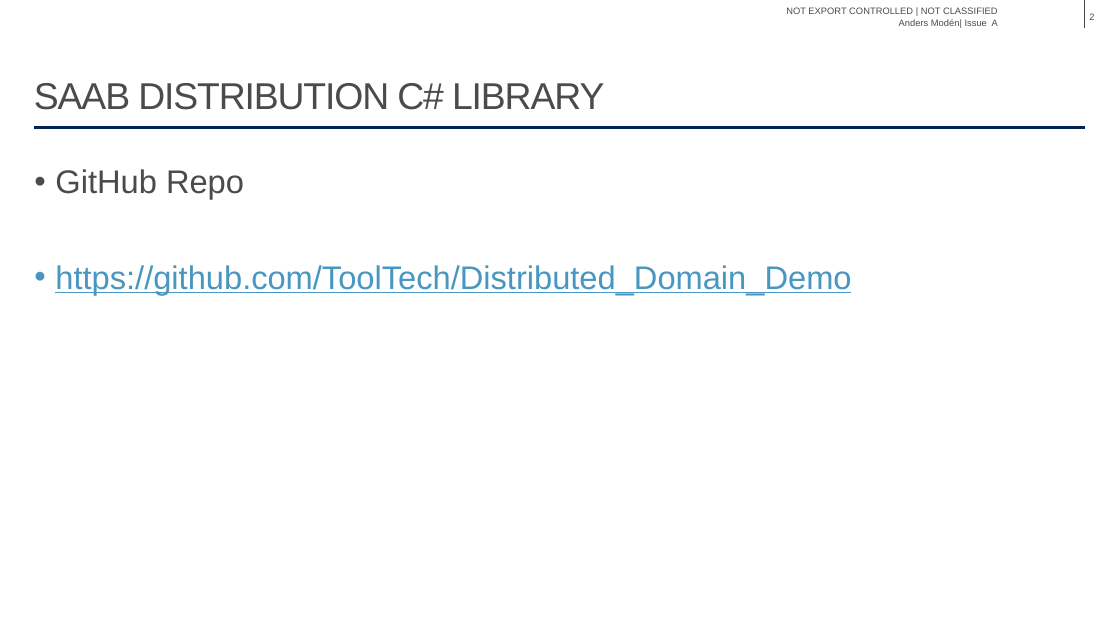
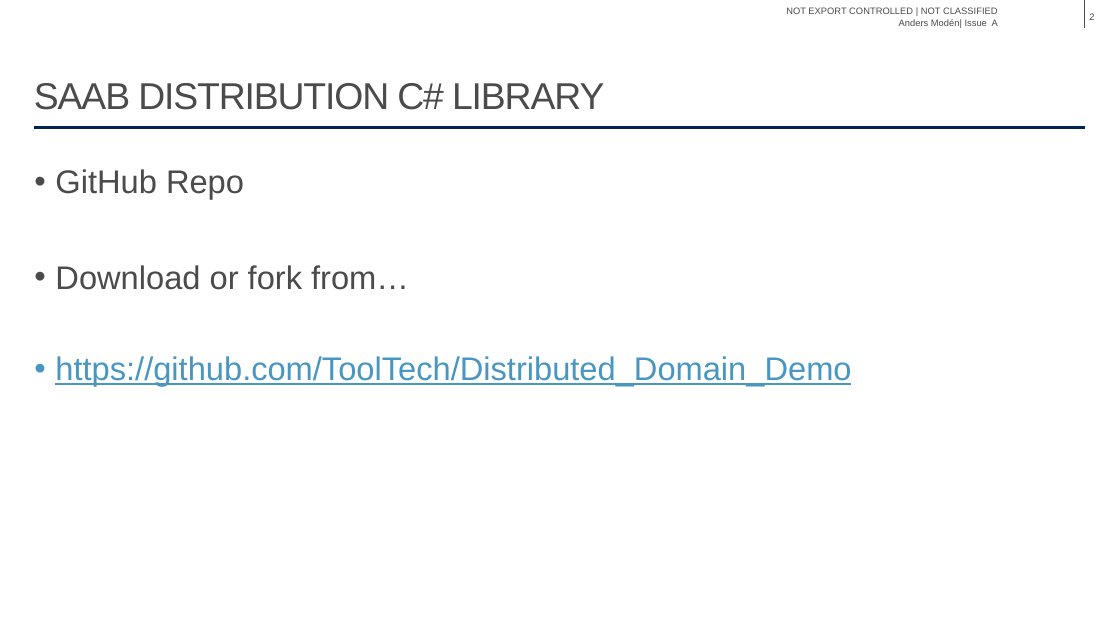
Before and after one commit to ToolTech/Distributed_Domain_Demo, a slide deck: slide 2 of Tutorial/Distribution Tutorial.pptx. Drawn at 1120x630 pixels with LibreOffice and Linux fonts; fonts in the diff are those of the drawing; background and template pictures are left out. Boxes give left, top, right and bottom in pixels: in the first picture for what was removed or moved away, otherwise in the second. Text is boxed around its words. In the diff, an @@ line names an element or a change of style, - is before the commit and + after.

```diff
--- a/Tutorial/Distribution Tutorial.pptx
+++ b/Tutorial/Distribution Tutorial.pptx
@@ text at [55, 265, 409, 290]: paragraph added @@
+• Download or fork from…
```
Also in this commit, not shown: 10 other files.
